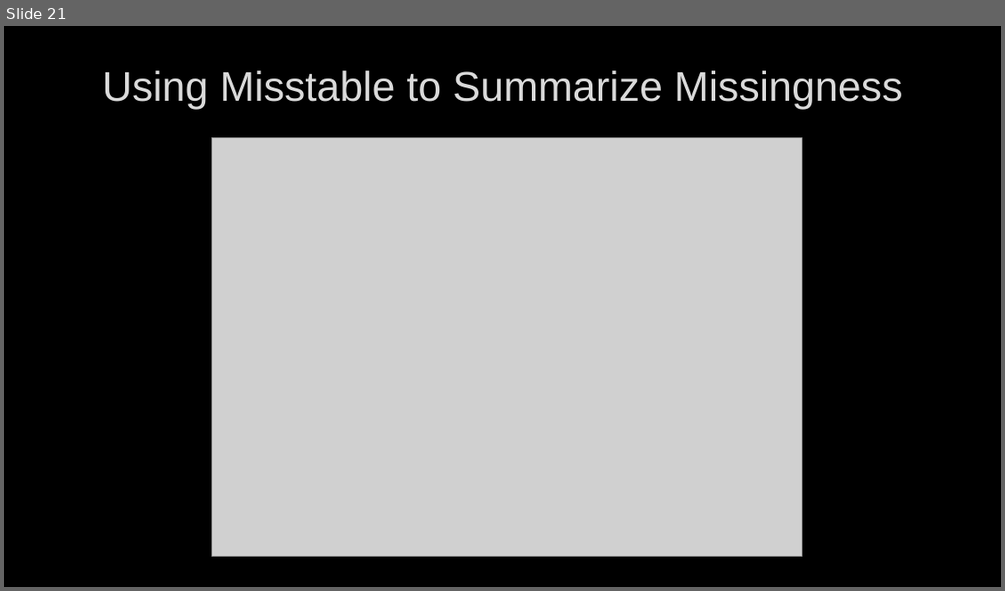
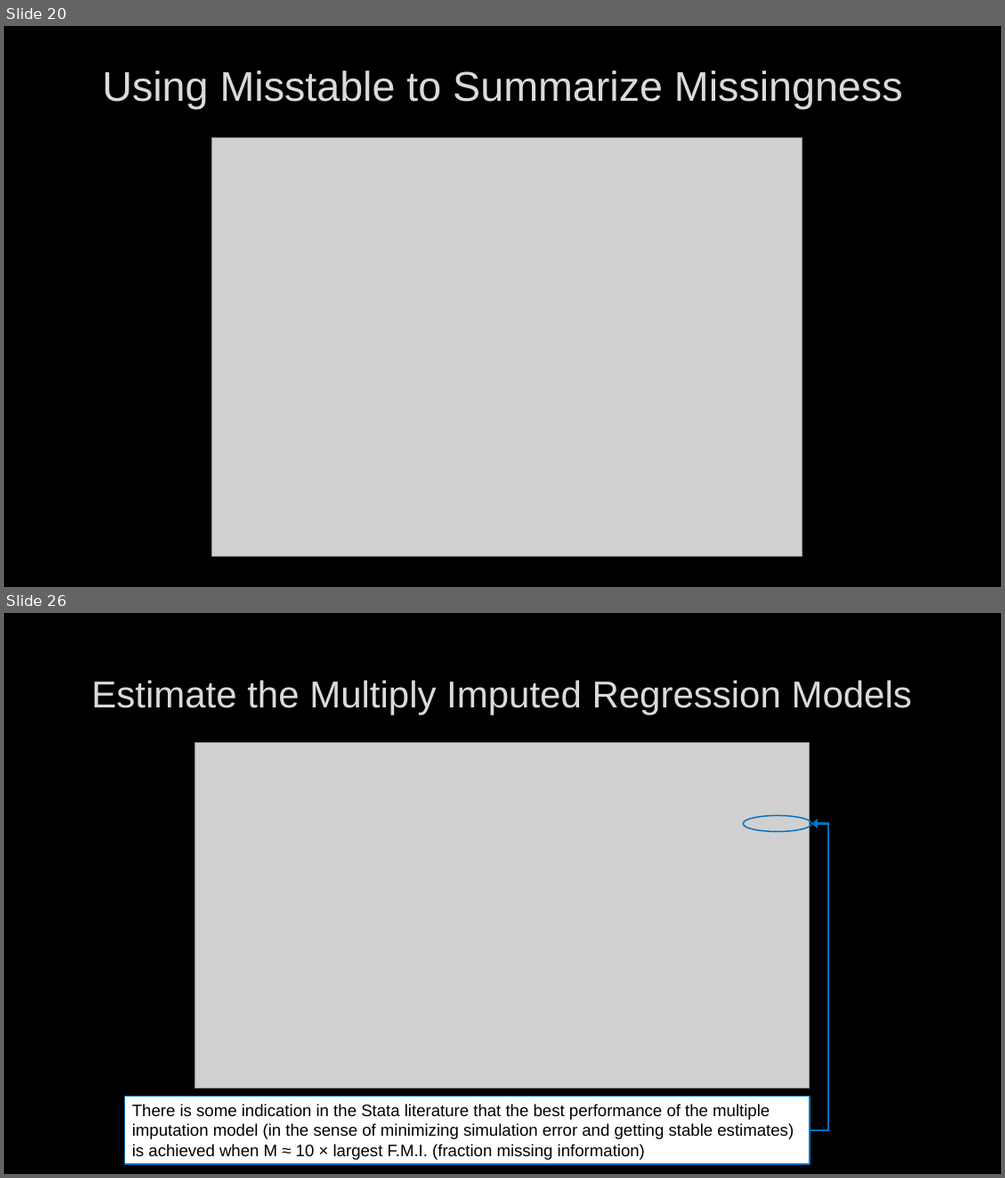
Before and after one commit to sdewittiii/Missing-Data-Imputation, a slide deck: Presentation/Multiple Imputation in Stata Tutorial.pptx. Shown one above the other, each under a label of ours: slide 21 before the commit, slides 20 and 26 after it; the slides between them are not shown. The pictures are 1005x591 and 1005x1178 pixels, drawn with LibreOffice and Linux fonts; fonts in the diff are those of the drawing; grey boxes stand for pictures; background and template pictures are left out. Boxes give left, top, right and bottom in pixels: in the first picture for what was removed or moved away, otherwise in the second. Text is boxed around its words. In the diff, an @@ line names an element or a change of style, - is before the commit and + after.

```diff
--- a/Presentation/Multiple Imputation in Stata Tutorial.pptx
+++ b/Presentation/Multiple Imputation in Stata Tutorial.pptx
@@ slide 26 added at box(4, 613, 1001, 1174), background picture (left out) @@
@@ title added at box(91, 680, 912, 715), 36 pt, text #DADADA @@
+Estimate the Multiply Imputed Regression Models
@@ picture added at box(195, 742, 809, 1088) @@
@@ group added at box(124, 816, 828, 1164): 2 lines, 1 rectangle, 1 ellipse, 1 arrow @@
+There is some indication in the Stata literature that the best performance of the multiple imputation model (in the sense of minimizing simulation error and getting stable estimates) is achieved when M ≈ 10 × largest F.M.I. (fraction missing information)
@@ what was slide 21 is now slide 20 @@
```
Also in this commit, not shown: 8 slides changed, 6 other slides added, 1 slide removed, 12 other files.
